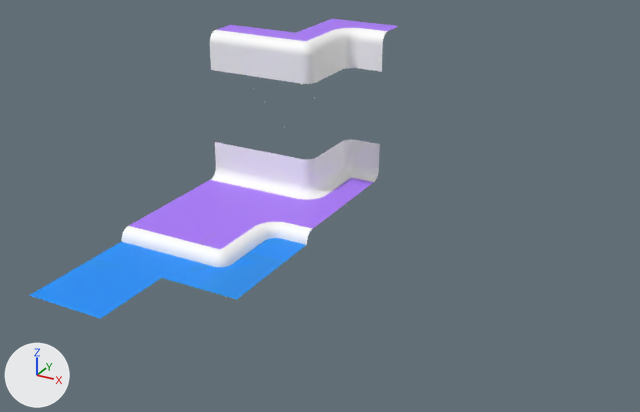
A saved change to the FBX model Assets/Resources/WaveFunctionCollapse.fbx.
One viewpoint serves both versions: a camera (50 mm lens) standing at (12.49, -16.6, 9.09) and looking at (3.7, -0.61, 1.1). The axes (+X, +Y, +Z) are drawn at lower left. The lights are the same throughout. Where no turn or scale is listed for an object, it has been applied to the vertices.
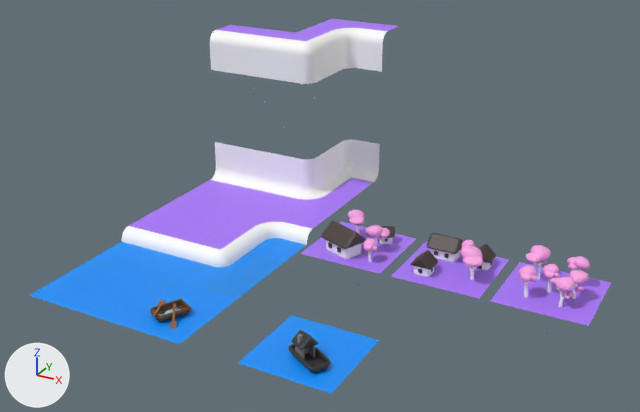
Boxes [x1, y1, x2, y2] around the edits, measured in the pictures (640 x 412 px):
```json
{"object": "Mesh12.001", "change": "added", "after": [238, 315, 380, 394], "on screen": "blue"}
{"object": "Mesh9.003", "change": "added", "after": [491, 245, 611, 334]}
{"object": "Mesh12.002", "change": "added", "after": [101, 278, 237, 344], "on screen": "blue"}
{"object": "Mesh9.001", "change": "added", "after": [391, 233, 509, 308], "on screen": "purple"}
{"object": "Mesh9.002", "change": "added", "after": [301, 210, 416, 285], "on screen": "purple"}
```

Scene script edits in JSON lines:
```json
{"op": "add", "block": "me_plane_026", "code": ["me_plane_026 = bpy.data.meshes.new('Plane.026')", "me_plane_026.from_pydata(...)  # 536 vertices, 481 faces; spans x -1.0..1.0, y -1.0..1.0, z -1.0..0.24", "me_plane_026.materials.append(mat_texturedmaterial)  # picture img_texture_jpg"]}
{"op": "add", "block": "me_plane_009", "code": ["me_plane_009 = bpy.data.meshes.new('Plane.009')", "me_plane_009.from_pydata(...)  # 3952 vertices, 4076 faces; spans x -1.0..1.0, y -1.0..1.0, z -1.0..0.74", "me_plane_009.materials.append(mat_texturedmaterial)  # picture img_texture_jpg"]}
{"op": "add", "block": "me_plane_016", "code": ["me_plane_016 = bpy.data.meshes.new('Plane.016')", "me_plane_016.from_pydata(...)  # 3800 vertices, 4580 faces; spans x -1.0..1.0, y -1.0..1.0, z -1.0..0.72", "me_plane_016.materials.append(mat_texturedmaterial)  # picture img_texture_jpg"]}
{"op": "add", "block": "me_plane_014", "code": ["me_plane_014 = bpy.data.meshes.new('Plane.014')", "me_plane_014.from_pydata(...)  # 3950 vertices, 4266 faces; spans x -1.0..1.0, y -1.0..1.0, z -1.0..0.64", "me_plane_014.materials.append(mat_texturedmaterial)  # picture img_texture_jpg"]}
{"op": "add", "block": "me_plane_028", "code": ["me_plane_028 = bpy.data.meshes.new('Plane.028')", "me_plane_028.from_pydata(...)  # 274 vertices, 260 faces; spans x -1.0..1.0, y -1.0..1.0, z -1.0..0.0", "me_plane_028.materials.append(mat_texturedmaterial)  # picture img_texture_jpg"]}
{"op": "add", "block": "ob_mesh12_001", "code": ["ob_mesh12_001 = bpy.data.objects.new('Mesh12.001', me_plane_026)", "ob_mesh12_001.location = (5.35, -4.0, 0.0)"]}
{"op": "add", "block": "ob_mesh9_001", "code": ["ob_mesh9_001 = bpy.data.objects.new('Mesh9.001', me_plane_009)", "ob_mesh9_001.location = (6.65, 0.0, 0.0)"]}
{"op": "add", "block": "ob_mesh9_003", "code": ["ob_mesh9_003 = bpy.data.objects.new('Mesh9.003', me_plane_016)", "ob_mesh9_003.location = (8.89, 0.0, 0.0)"]}
{"op": "add", "block": "ob_mesh9_002", "code": ["ob_mesh9_002 = bpy.data.objects.new('Mesh9.002', me_plane_014)", "ob_mesh9_002.location = (4.4, 0.0, 0.0)"]}
{"op": "add", "block": "ob_mesh12_002", "code": ["ob_mesh12_002 = bpy.data.objects.new('Mesh12.002', me_plane_028)", "ob_mesh12_002.location = (2.0, -4.0, 0.0)"]}
```
